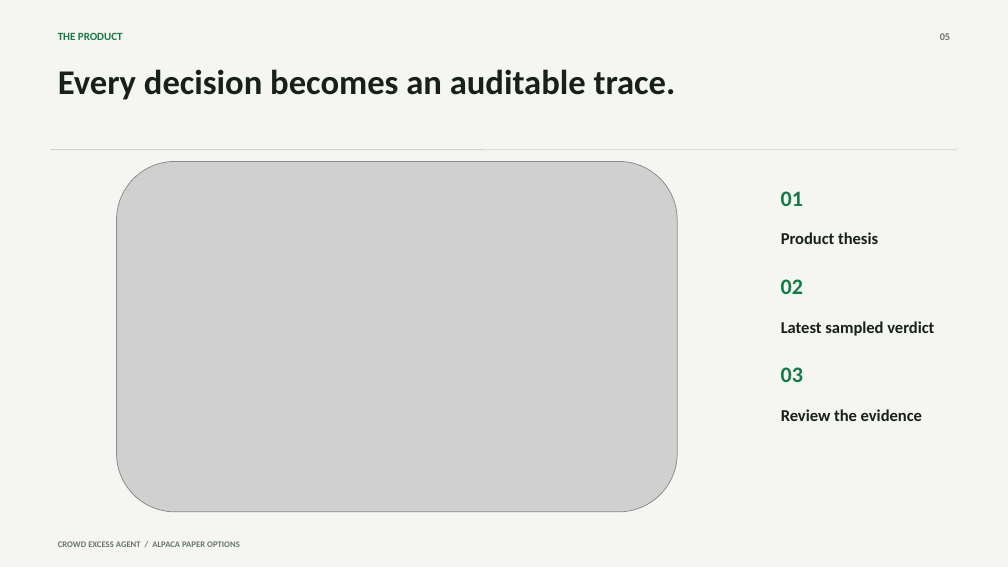
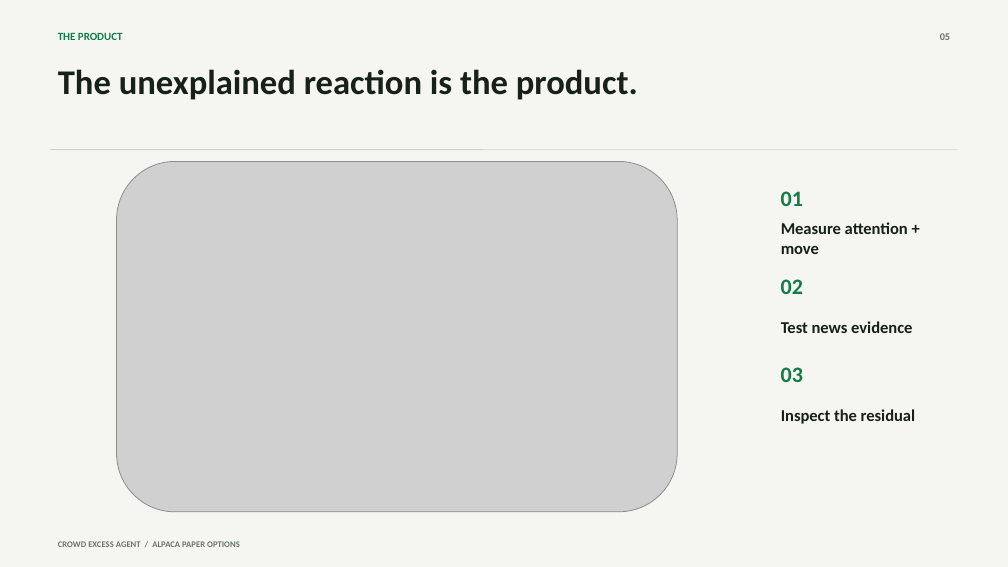
Before and after one commit to Kachii1020/crowd-excess-lab, a slide deck: slide 5 of submission/crowd-excess-pitch-deck.pptx. Drawn at 1008x567 pixels with LibreOffice and Linux fonts; fonts in the diff are those of the drawing; grey boxes stand for pictures. Boxes give left, top, right and bottom in pixels: in the first picture for what was removed or moved away, otherwise in the second. Text is boxed around its words. In the diff, an @@ line names an element or a change of style, - is before the commit and + after.

Commit message:
docs: center submission on crowd excess residual

```diff
--- a/submission/crowd-excess-pitch-deck.pptx
+++ b/submission/crowd-excess-pitch-deck.pptx
@@ text at (x1=58, y1=69, x2=638, y2=100): text changed @@
-Every decision becomes an auditable trace.
+The unexplained reaction is the product.
@@ text at (x1=781, y1=222, x2=908, y2=254): text changed @@
-Product thesis
+Measure attention + move
@@ text at (x1=781, y1=321, x2=912, y2=333): text changed @@
-Latest sampled verdict
+Test news evidence
@@ text at (x1=781, y1=409, x2=916, y2=424): text changed @@
-Review the evidence
+Inspect the residual
```
Also in this commit, not shown: 2 other slides changed, 4 other files.
